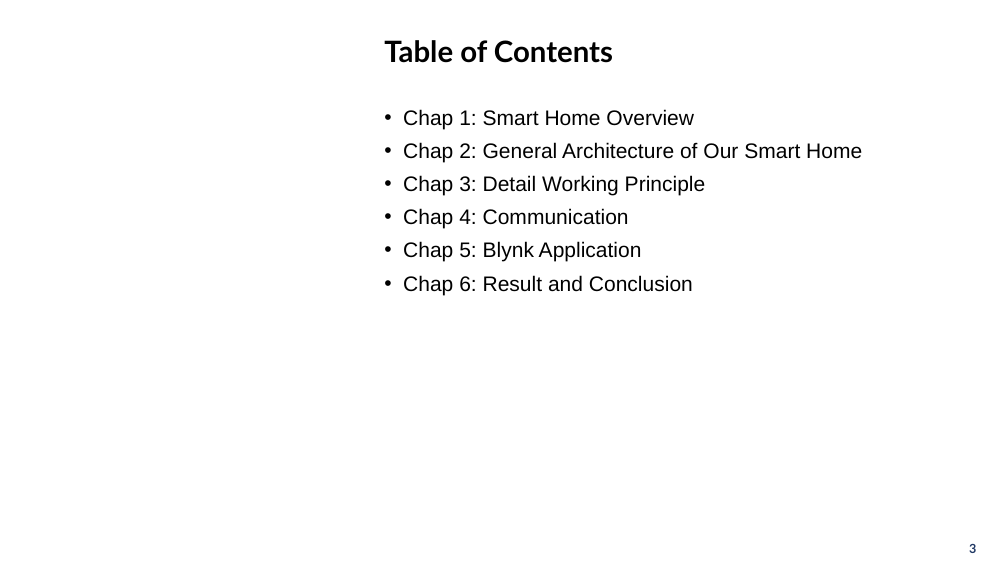
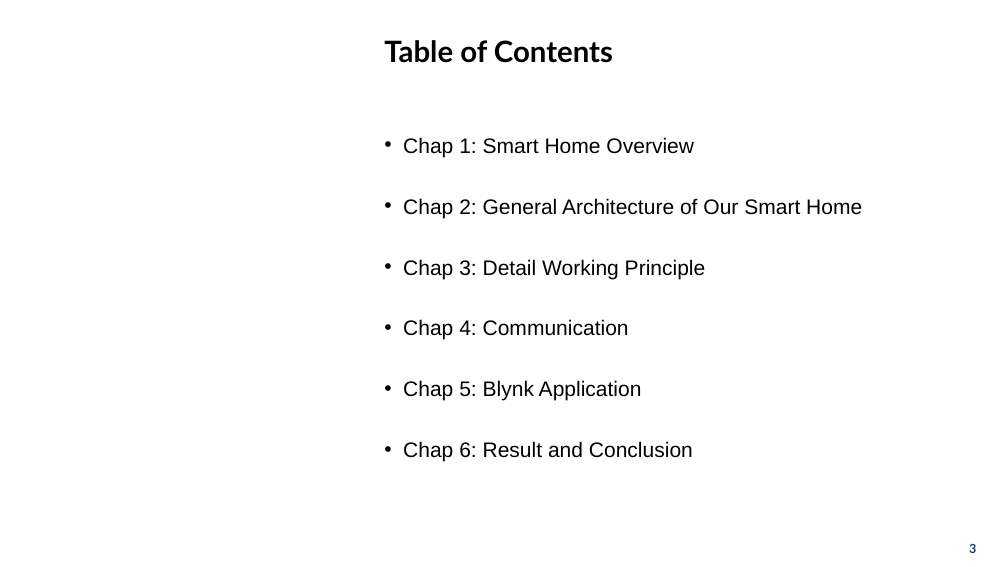
Before and after one commit to ndmbka2k/DATN, a slide deck: slide 3 of POWERPOINT/GraduationThesis_pp.pptx. Drawn at 1008x567 pixels with LibreOffice and Linux fonts; fonts in the diff are those of the drawing; background and template pictures are left out. Boxes give left, top, right and bottom in pixels: in the first picture for what was removed or moved away, otherwise in the second. Text is boxed around its words. In the diff, an @@ line names an element or a change of style, - is before the commit and + after.

```diff
--- a/POWERPOINT/GraduationThesis_pp.pptx
+++ b/POWERPOINT/GraduationThesis_pp.pptx
@@ text "Chap 1: Smart Home Overview" at box(403, 137, 862, 462): line spacing 0.9 to 2 @@
```
Also in this commit, not shown: 5 other slides changed, 4 other files.
